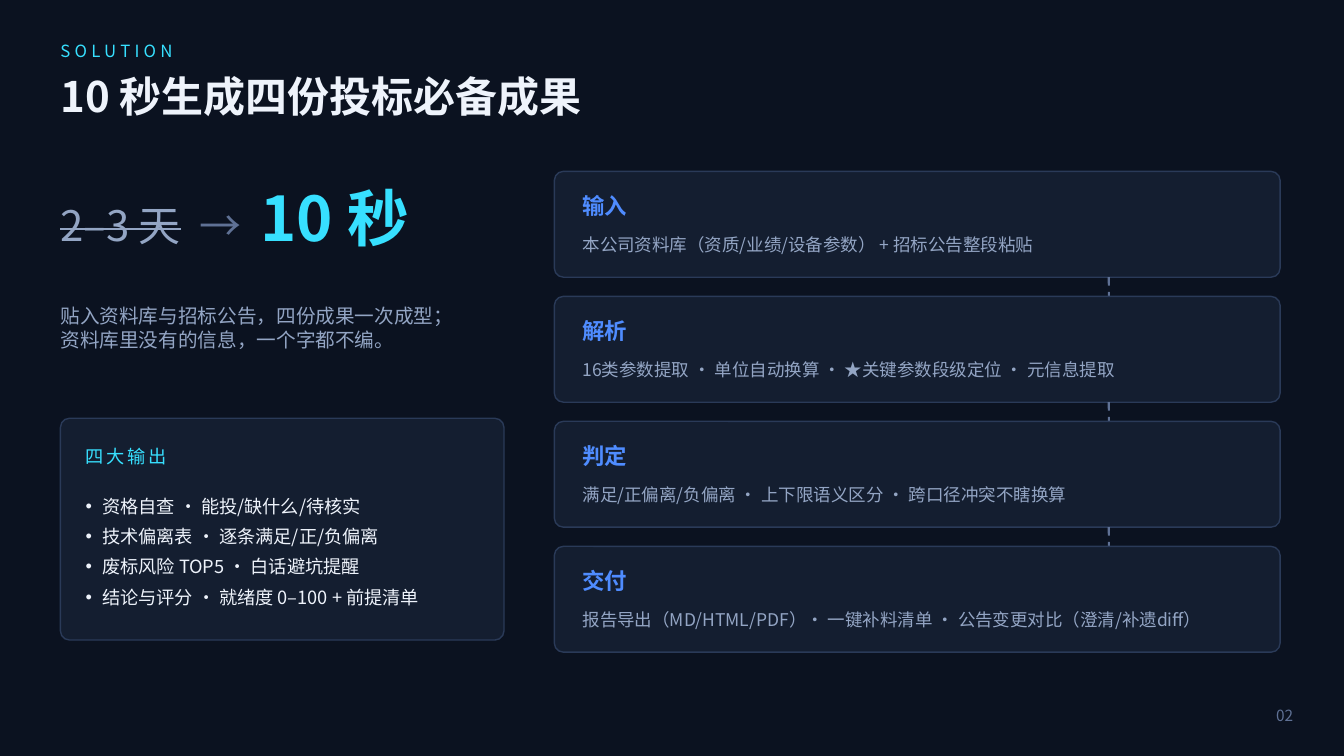
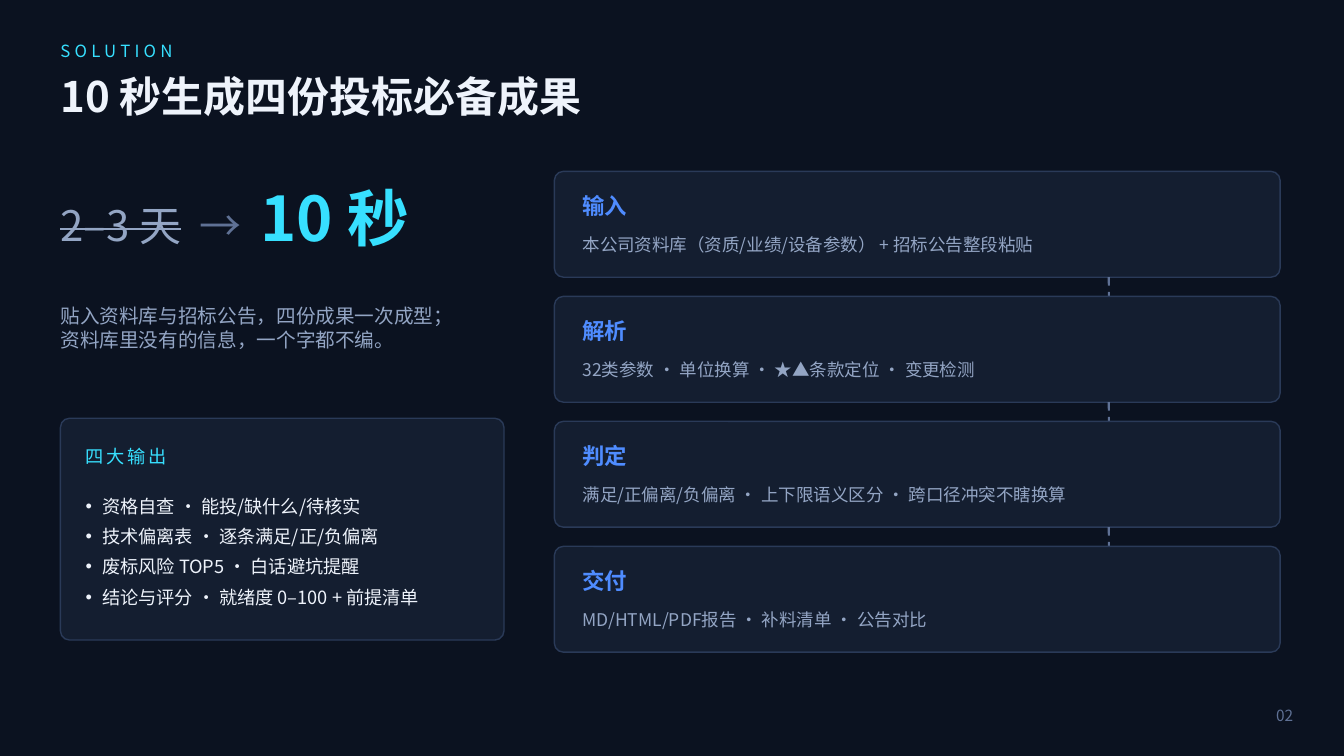
Before and after one commit to azzb66223944qq/bidpilot, a slide deck: slide 3 of docs/Roadshow-Deck-BidPilot.pptx. Drawn at 1344x756 pixels with LibreOffice and Linux fonts; fonts in the diff are those of the drawing. Boxes give left, top, right and bottom in pixels: in the first picture for what was removed or moved away, otherwise in the second. Text is boxed around its words. In the diff, an @@ line names an element or a change of style, - is before the commit and + after.

```diff
--- a/docs/Roadshow-Deck-BidPilot.pptx
+++ b/docs/Roadshow-Deck-BidPilot.pptx
@@ text at (583,361,975,378): text changed @@
-16类参数提取 · 单位自动换算 · ★关键参数段级定位 · 元信息提取
+32类参数 · 单位换算 · ★▲条款定位 · 变更检测
@@ text at (583,611,927,629): text changed @@
-报告导出（MD/HTML/PDF）· 一键补料清单 · 公告变更对比（澄清/补遗diff）
+MD/HTML/PDF报告 · 补料清单 · 公告对比
```
Also in this commit, not shown: 9 other slides changed, 22 other files.
